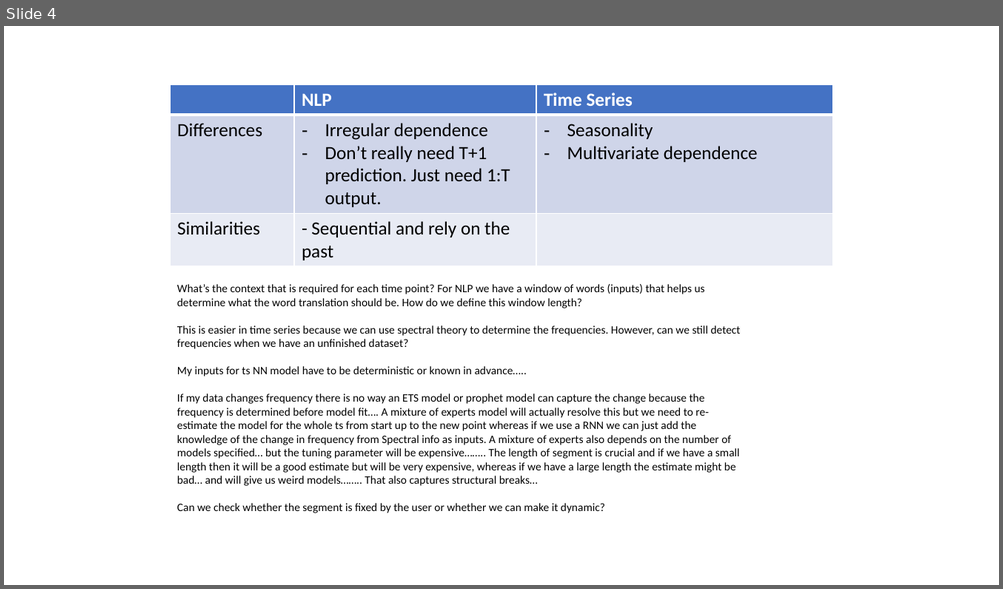
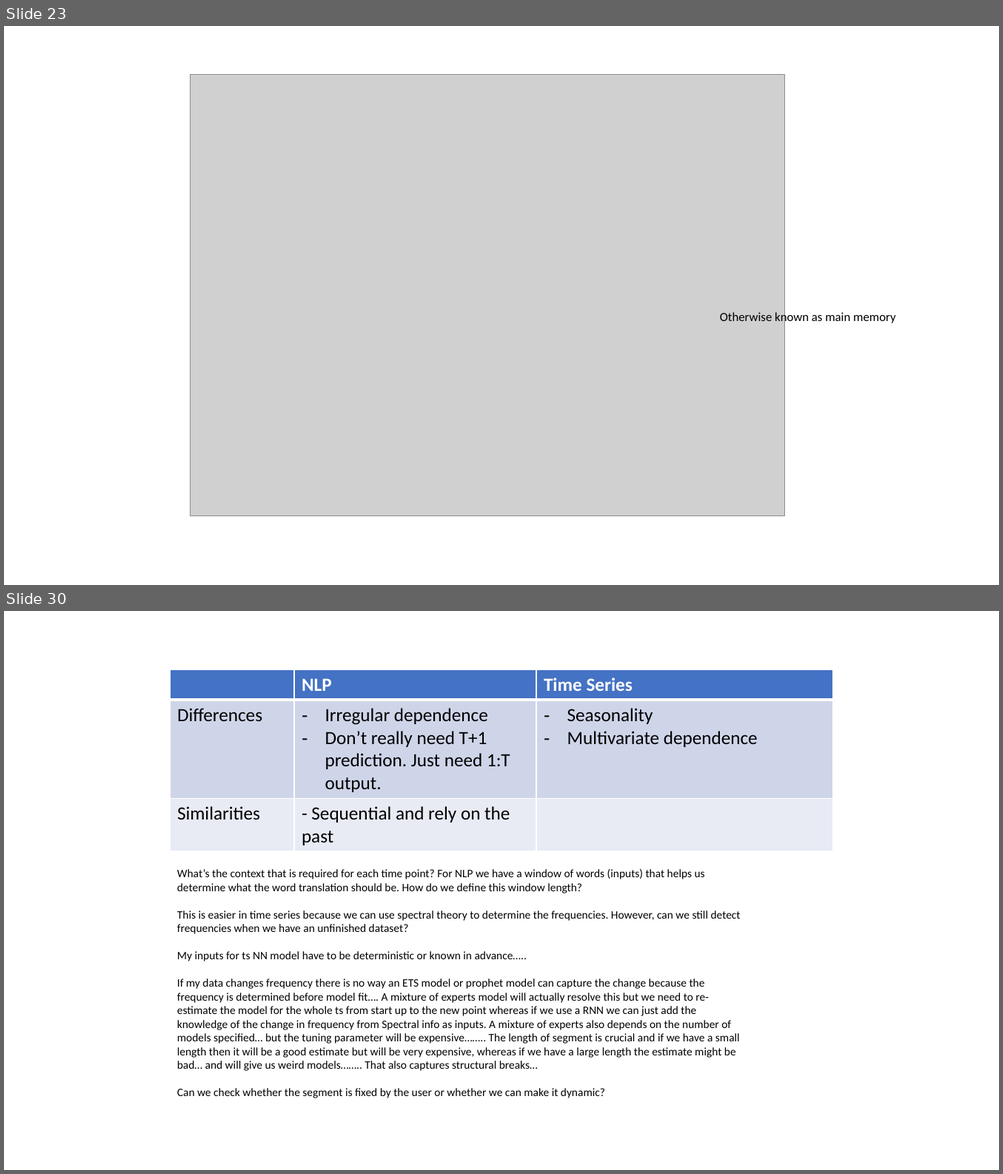
Before and after one commit to francisa6/Leetcode, a slide deck: Leetcode_Topics.pptx. Shown one above the other, each under a label of ours: slide 4 before the commit, slides 23 and 30 after it; the slides between them are not shown. The pictures are 1003x589 and 1003x1174 pixels, drawn with LibreOffice and Linux fonts; fonts in the diff are those of the drawing; grey boxes stand for pictures. Boxes give left, top, right and bottom in pixels: in the first picture for what was removed or moved away, otherwise in the second. Text is boxed around its words. In the diff, an @@ line names an element or a change of style, - is before the commit and + after.

```diff
--- a/Leetcode_Topics.pptx
+++ b/Leetcode_Topics.pptx
@@ slide 23 added at (4, 26, 999, 585), background #FFFFFF @@
@@ picture added at (190, 75, 785, 516) @@
@@ text added at (720, 312, 896, 325), 12 pt, text #000000 @@
+Otherwise known as main memory
@@ what was slide 4 is now slide 30 @@
```
Also in this commit, not shown: 25 other slides added, 45 other files.
